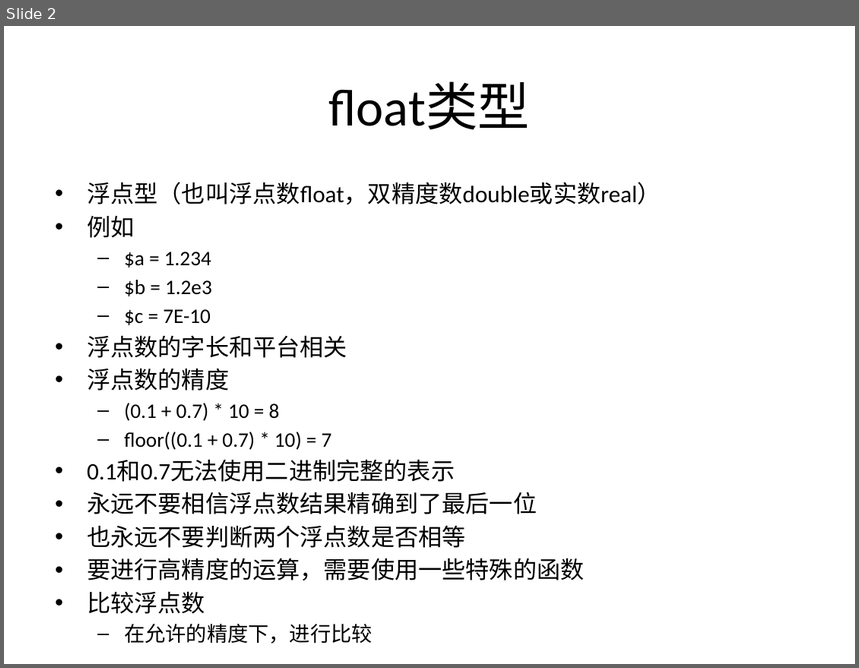
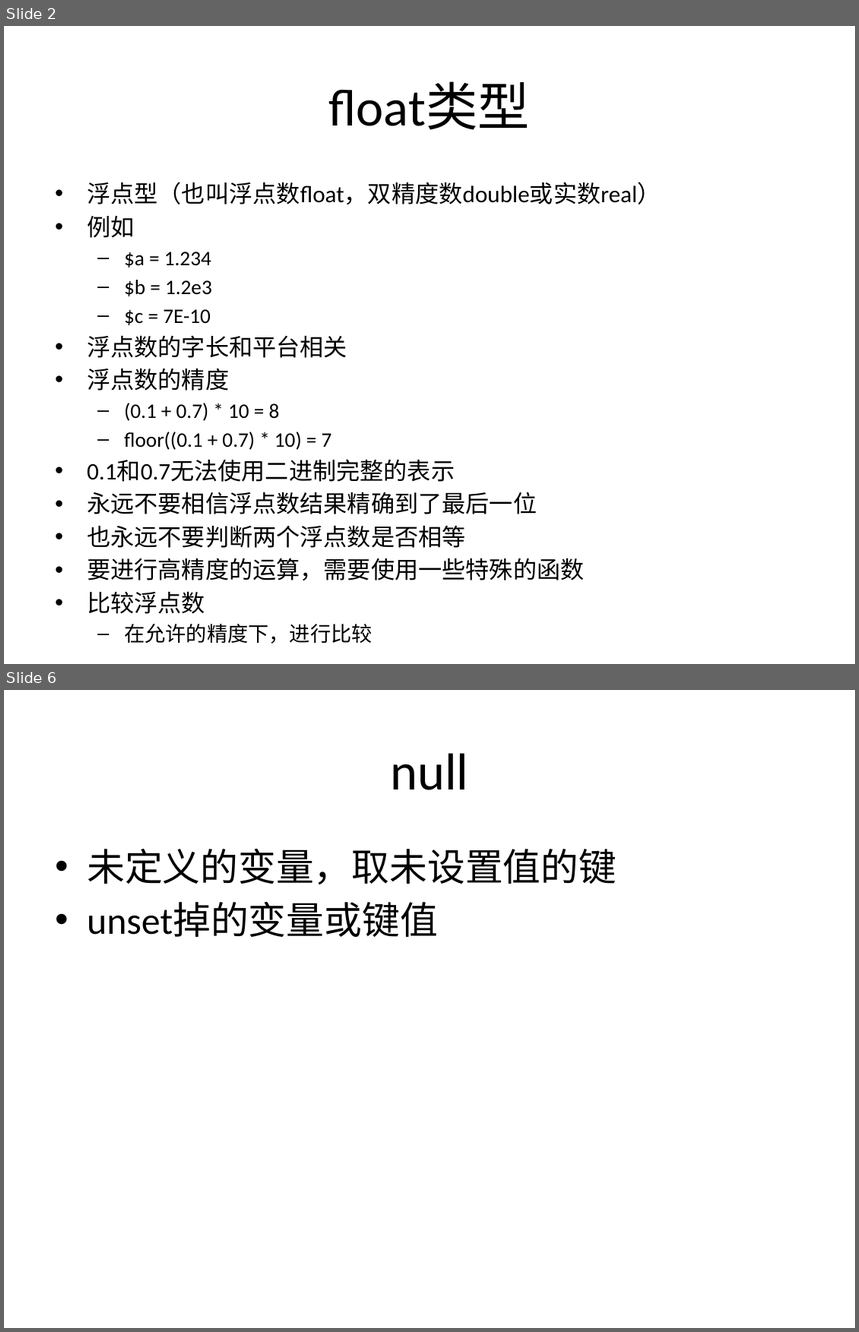
Before and after one commit to zhan3333/php-example, a slide deck: doc/ppt/第十课-php进阶.pptx. Shown one above the other, each under a label of ours: slide 2 before the commit, slides 2 and 6 after it; the slides between them are not shown. The pictures are 859x668 and 859x1332 pixels, drawn with LibreOffice and Linux fonts; fonts in the diff are those of the drawing. Boxes give left, top, right and bottom in pixels: in the first picture for what was removed or moved away, otherwise in the second. Text is boxed around its words. In the diff, an @@ line names an element or a change of style, - is before the commit and + after.

```diff
--- a/doc/ppt/第十课-php进阶.pptx
+++ b/doc/ppt/第十课-php进阶.pptx
@@ slide 6 added at (4,690,855,1328), background #FFFFFF @@
@@ title added at (390,753,468,790), 44 pt, text #000000 @@
+null
@@ text added at (87,849,617,937), 32 pt, text #000000 @@
+• 未定义的变量，取未设置值的键
+• unset掉的变量或键值
```
Also in this commit, not shown: 1 slide changed, 4 other slides added, 1 slide removed, 7 other files.
